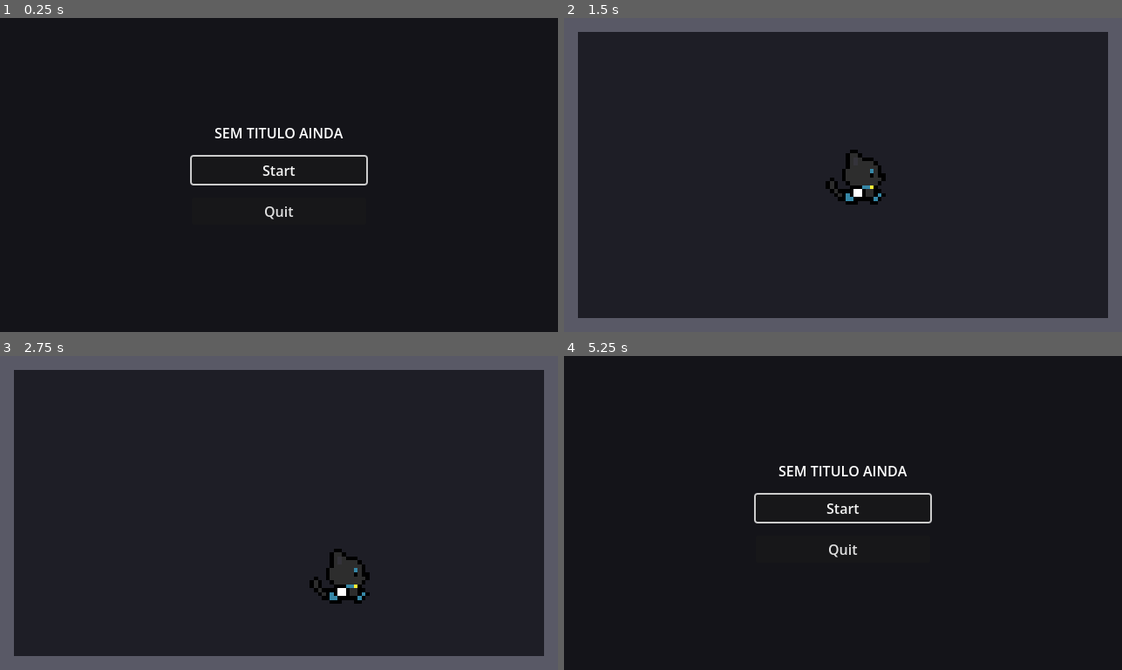
Above: before the commit, frames 1-4 (two rows, left to right).
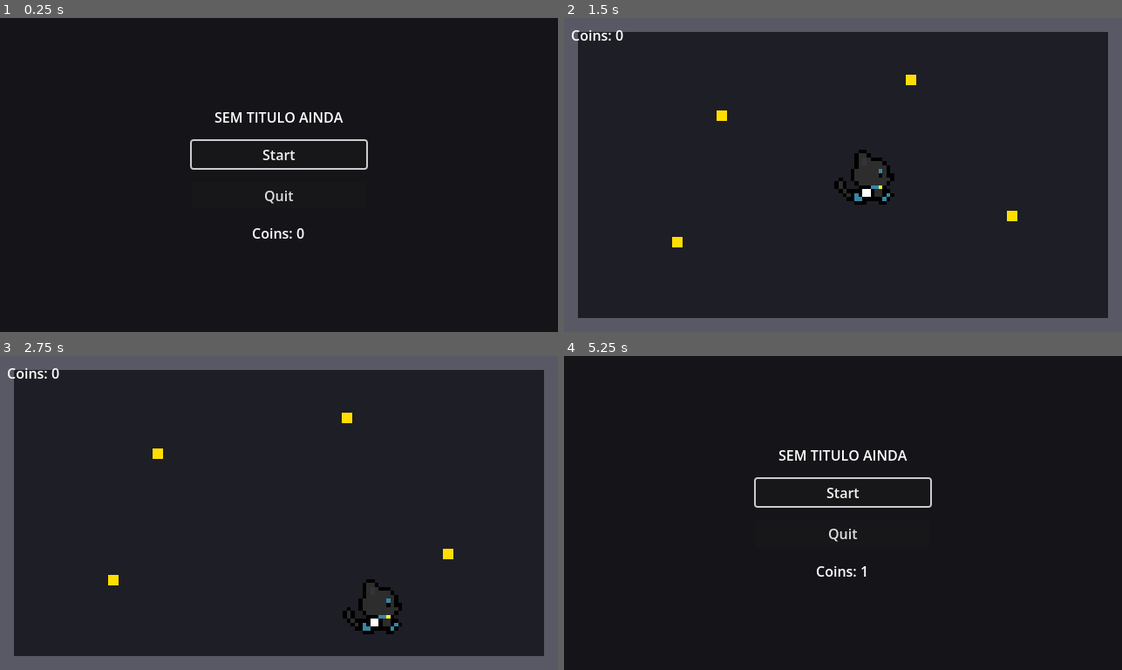
Above: after the commit, the same moments.

Repository: s4hlo/movie-jam
Game: Godot game, scene res://scenes/main_menu.tscn
Two runs of this game, one before a commit and one after it. Both use one fixed random seed, a clock stepped at 60 frames per second and the inputs below.
Inputs:
- Up to frame 1 (0.25 s): no input
- Up to frame 2 (1.5 s): click "Start" at 0.5 s; tap Enter at 1.25 s; hold D (move_right) from 1.28 s (still down)
- Up to frame 3 (2.75 s): release D (move_right) at 2.03 s; hold S (move_down) from 2.03 s (still down)
- Up to frame 4 (5.25 s): release S (move_down) at 2.78 s; hold D (move_right) 2.78-3.53 s; hold W (move_up) 3.53-4.28 s; hold A (move_left) 4.28-5 s; tap Escape (pause) at 4.9 s; click "Main Menu" at 5 s

The runs differ from the first frame. In frame 1, 2.0% of the frame differs, in the area x 34-66%, y 30-71%; in frame 2, 1.2%; in frame 3, 1.6%; in frame 4, 1.9%.

Commit message:
feature: add save system with coins for placeholder sake

Diff:
--- a/project.godot
+++ b/project.godot
@@ -14,6 +14,10 @@
 run/main_scene="res://scenes/main_menu.tscn"
 config/features=PackedStringArray("4.6", "Forward Plus")
 config/icon="res://icon.svg"
+
+[autoload]
+
+SaveManager="*res://scripts/save_manager.gd"
 
 [display]
 
--- /dev/null
+++ b/scenes/coin.tscn
@@ -0,0 +1,19 @@
+[gd_scene load_steps=3 format=3]
+
+[ext_resource type="Script" path="res://scripts/coin.gd" id="1"]
+
+[sub_resource type="CircleShape2D" id="1"]
+radius = 6.0
+
+[node name="Coin" type="Area2D"]
+script = ExtResource("1")
+
+[node name="CollisionShape2D" type="CollisionShape2D" parent="."]
+shape = SubResource("1")
+
+[node name="Visual" type="ColorRect" parent="."]
+offset_left = -6.0
+offset_top = -6.0
+offset_right = 6.0
+offset_bottom = 6.0
+color = Color(1.0, 0.87, 0.0, 1.0)
--- /dev/null
+++ b/scenes/hud.tscn
@@ -0,0 +1,13 @@
+[gd_scene load_steps=2 format=3]
+
+[ext_resource type="Script" path="res://scripts/hud.gd" id="1"]
+
+[node name="HUD" type="CanvasLayer"]
+script = ExtResource("1")
+
+[node name="CoinLabel" type="Label" parent="."]
+offset_left = 8.0
+offset_top = 8.0
+offset_right = 150.0
+offset_bottom = 28.0
+text = "Coins: 0"
--- a/scenes/main.tscn
+++ b/scenes/main.tscn
@@ -1,9 +1,12 @@
-[gd_scene load_steps=3 format=3]
+[gd_scene load_steps=4 format=3]
 
 [ext_resource type="Script" path="res://scripts/game_manager.gd" id="1"]
 [ext_resource type="PackedScene" path="res://scenes/pause_menu.tscn" id="2"]
+[ext_resource type="PackedScene" path="res://scenes/hud.tscn" id="3"]
 
 [node name="Main" type="Node2D"]
 script = ExtResource("1")
 
 [node name="PauseMenu" parent="." instance=ExtResource("2")]
+
+[node name="HUD" parent="." instance=ExtResource("3")]
--- a/scenes/main_menu.tscn
+++ b/scenes/main_menu.tscn
@@ -43,5 +43,9 @@
 layout_mode = 2
 text = "Quit"
 
+[node name="CoinLabel" type="Label" parent="VBox"]
+layout_mode = 2
+horizontal_alignment = 1
+
 [connection signal="pressed" from="VBox/Start" to="." method="_on_start_pressed"]
 [connection signal="pressed" from="VBox/Quit" to="." method="_on_quit_pressed"]
--- a/scenes/room.tscn
+++ b/scenes/room.tscn
@@ -1,11 +1,24 @@
-[gd_scene load_steps=2 format=3]
+[gd_scene format=3 uid="uid://b6hjaqnw33smn"]
 
-[ext_resource type="Script" path="res://scripts/room.gd" id="1"]
+[ext_resource type="Script" uid="uid://cwrx55umxoml1" path="res://scripts/room.gd" id="1"]
+[ext_resource type="PackedScene" path="res://scenes/coin.tscn" id="2_ffxv4"]
 
-[node name="Room" type="Node2D"]
+[node name="Room" type="Node2D" unique_id=94621001]
 script = ExtResource("1")
 
-[node name="Floor" type="ColorRect" parent="."]
+[node name="Floor" type="ColorRect" parent="." unique_id=635558301]
 offset_right = 640.0
 offset_bottom = 360.0
-color = Color(0.12, 0.12, 0.15, 1.0)
+color = Color(0.12, 0.12, 0.15, 1)
+
+[node name="Coin" parent="." unique_id=1149803258 instance=ExtResource("2_ffxv4")]
+position = Vector2(181, 112)
+
+[node name="Coin2" parent="." unique_id=942703075 instance=ExtResource("2_ffxv4")]
+position = Vector2(398, 71)
+
+[node name="Coin3" parent="." unique_id=1899137401 instance=ExtResource("2_ffxv4")]
+position = Vector2(514, 227)
+
+[node name="Coin4" parent="." unique_id=1812699528 instance=ExtResource("2_ffxv4")]
+position = Vector2(130, 257)
--- /dev/null
+++ b/scripts/coin.gd
@@ -0,0 +1,9 @@
+extends Area2D
+
+func _ready() -> void:
+	body_entered.connect(_on_body_entered)
+
+func _on_body_entered(body: Node2D) -> void:
+	if body is CharacterBody2D:
+		SaveManager.add_coins(1)
+		queue_free()
--- /dev/null
+++ b/scripts/hud.gd
@@ -0,0 +1,13 @@
+extends CanvasLayer
+
+@onready var label: Label = $CoinLabel
+
+func _ready() -> void:
+	SaveManager.coins_changed.connect(_on_coins_changed)
+	_update_label(SaveManager.coins)
+
+func _on_coins_changed(new_total: int) -> void:
+	_update_label(new_total)
+
+func _update_label(total: int) -> void:
+	label.text = "Coins: " + str(total)
--- a/scripts/main_menu.gd
+++ b/scripts/main_menu.gd
@@ -2,9 +2,11 @@
 
 func _ready() -> void:
 	$VBox/Start.grab_focus()
+	$VBox/CoinLabel.text = "Coins: " + str(SaveManager.coins)
 
 func _on_start_pressed() -> void:
 	get_tree().change_scene_to_file("res://scenes/main.tscn")
 
 func _on_quit_pressed() -> void:
+	SaveManager.save_game()
 	get_tree().quit()
--- a/scripts/pause_menu.gd
+++ b/scripts/pause_menu.gd
@@ -20,4 +20,5 @@
 
 func _on_main_menu_pressed() -> void:
 	get_tree().paused = false
+	SaveManager.save_game()
 	get_tree().change_scene_to_file("res://scenes/main_menu.tscn")
--- a/scripts/player.gd
+++ b/scripts/player.gd
@@ -1,6 +1,6 @@
 extends CharacterBody2D
 
-const SPEED := 100.0
+const SPEED := 150.0
 
 # Referências aos nós
 @onready var anim: AnimationPlayer = $AnimationPlayer
--- /dev/null
+++ b/scripts/save_manager.gd
@@ -0,0 +1,34 @@
+extends Node
+
+signal coins_changed(new_total: int)
+
+const SAVE_PATH := "user://save.json"
+
+var coins: int = 0
+
+func _ready() -> void:
+	load_game()
+
+func _notification(what: int) -> void:
+	if what == NOTIFICATION_WM_CLOSE_REQUEST:
+		save_game()
+		get_tree().quit()
+
+func add_coins(amount: int) -> void:
+	coins += amount
+	coins_changed.emit(coins)
+
+func save_game() -> void:
+	var file := FileAccess.open(SAVE_PATH, FileAccess.WRITE)
+	if file:
+		file.store_string(JSON.stringify({"coins": coins}))
+
+func load_game() -> void:
+	if not FileAccess.file_exists(SAVE_PATH):
+		return
+	var file := FileAccess.open(SAVE_PATH, FileAccess.READ)
+	if not file:
+		return
+	var data = JSON.parse_string(file.get_as_text())
+	if data is Dictionary:
+		coins = int(data.get("coins", 0))
Not shown, added: scripts/coin.gd.uid
Not shown, added: scripts/hud.gd.uid
Not shown, added: scripts/save_manager.gd.uid
